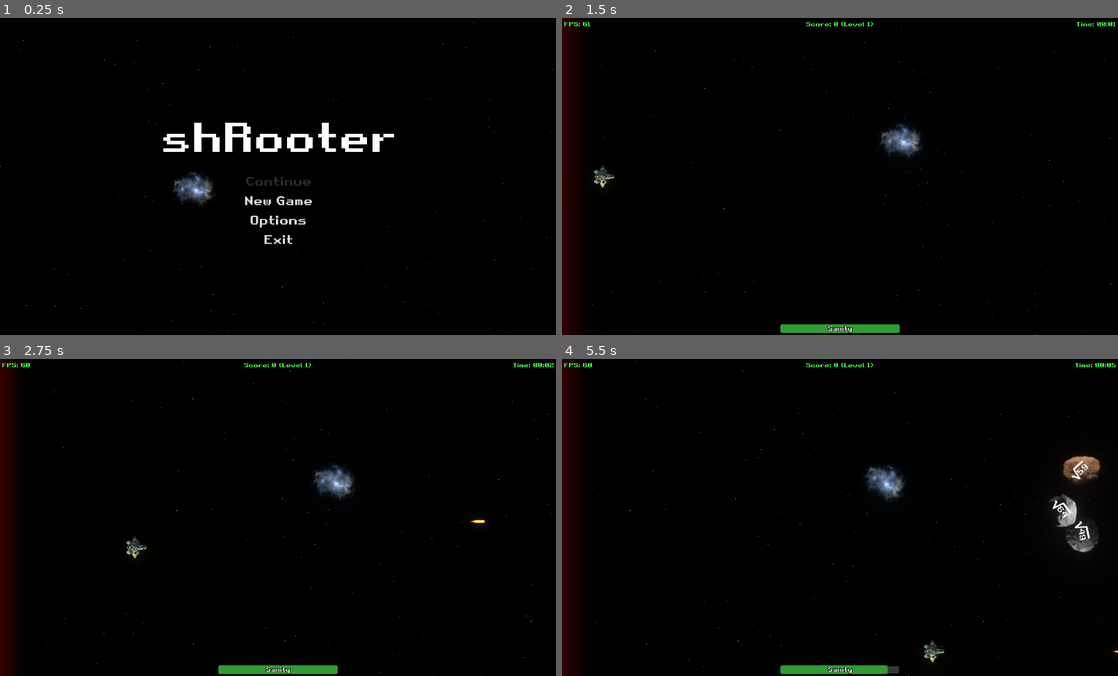
Above: before the commit, frames 1-4 (two rows, left to right).
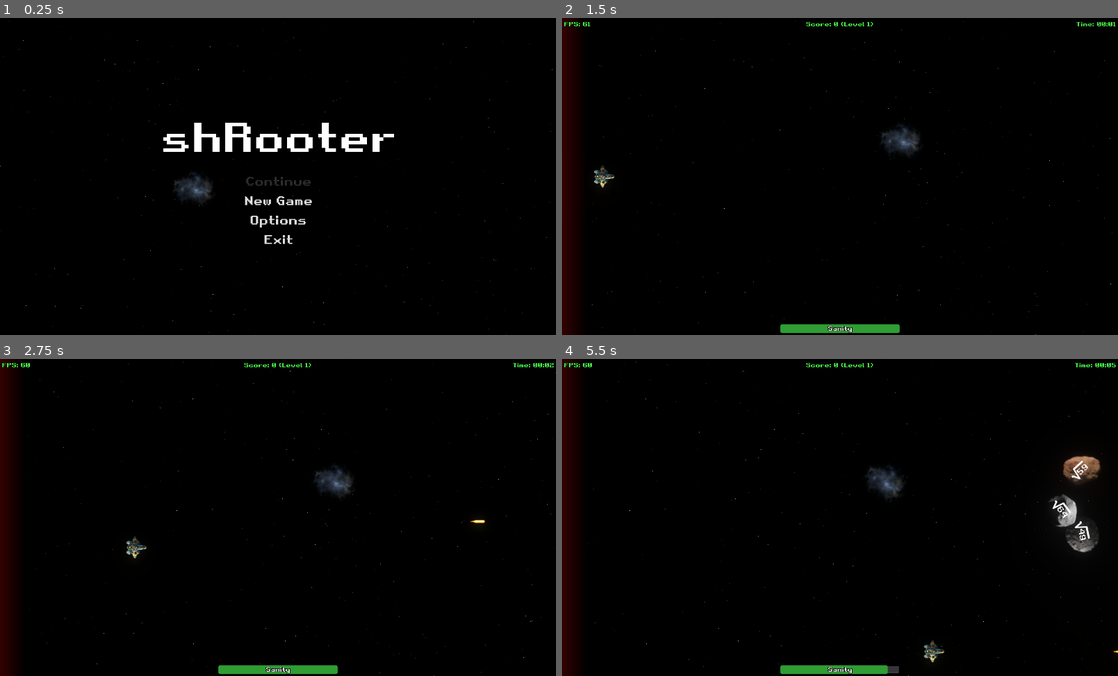
Above: after the commit, the same moments.

Repository: gingerr/ggj-2023-roots-one
Game: Godot game, scene res://MainMenu.tscn
The game is run twice, just before and just after one commit, with the same random seed, the same clock (stepped at 60 frames per second) and the same inputs.
Inputs:
- Up to frame 1 (0.25 s): no input
- Up to frame 2 (1.5 s): click "New Game" at 0.5 s; tap Enter at 1.25 s; hold Right (ui_right) from 1.28 s (still down)
- Up to frame 3 (2.75 s): tap Space at 1.52, 2.27 s; release Right (ui_right) at 2.03 s; hold Down (ui_down) from 2.03 s (still down)
- Up to frame 4 (5.5 s): release Down (ui_down) at 2.78 s; hold Right (ui_right) 2.78-3.53 s; hold Up (ui_up) 3.53-4.28 s; tap Space at 3.77, 4.52, 5.27 s; hold Left (ui_left) from 4.28 s (still down)

The runs differ from the first frame. In frame 1, 0.4% of the frame differs, in the area x 31-39%, y 48-59%; in frame 2, 0.5%, in the area x 57-65%, y 33-44%; in frame 3, 0.4%; in frame 4, 0.5%.

Commit message:
Nebula transparency

Diff:
--- a/BackgroundLayer.tscn
+++ b/BackgroundLayer.tscn
@@ -11,6 +11,7 @@
 script = ExtResource( 2 )
 
 [node name="Nebula" type="Sprite" parent="."]
+self_modulate = Color( 1, 1, 1, 0.494118 )
 scale = Vector2( 0.3, 0.3 )
 z_index = -4096
 z_as_relative = false
